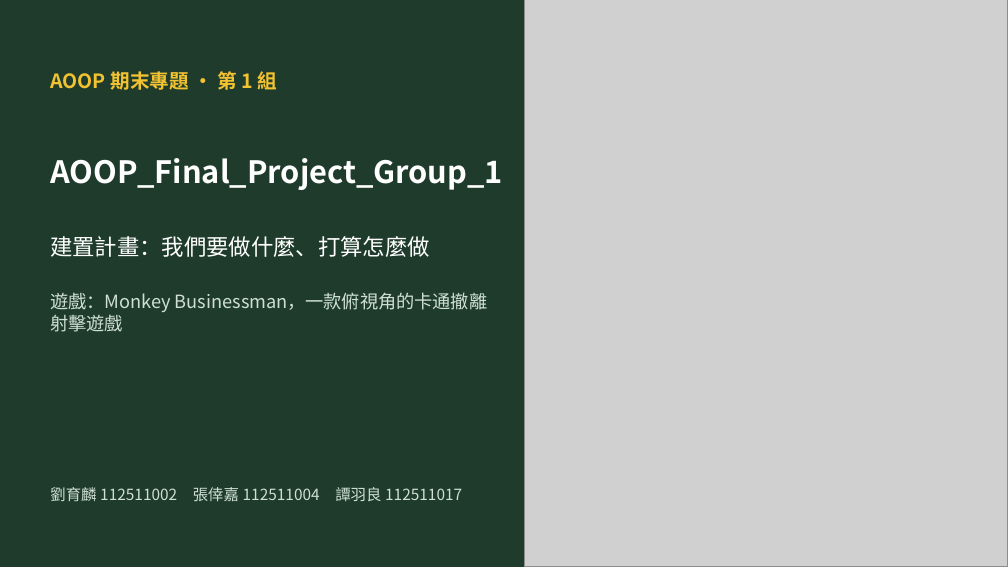
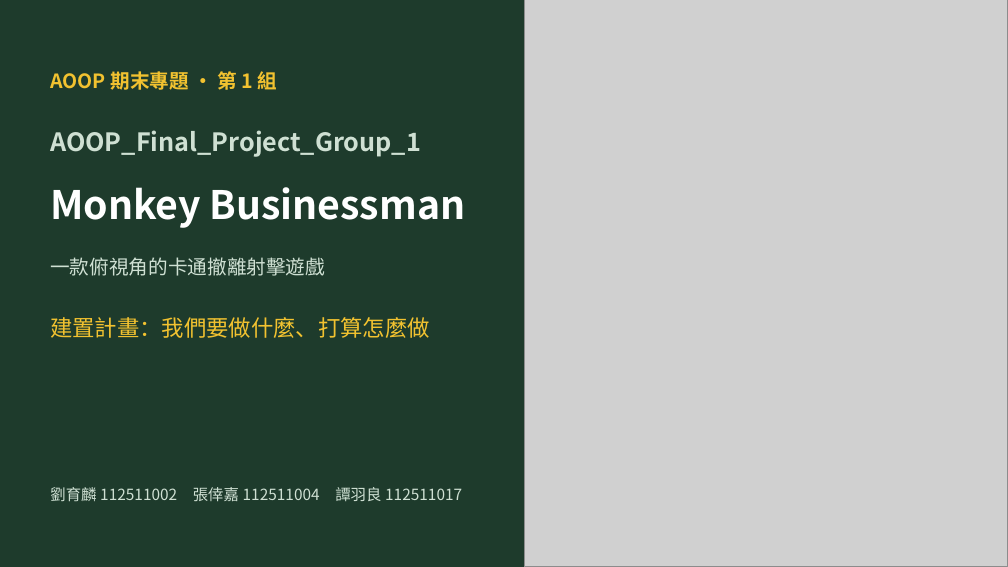
Before and after one commit to MoobyMoo/AOOP_Final_Project_Group_1, a slide deck: slide 1 of docs/AOOP_Group1_Build_Plan.pptx. Drawn at 1008x567 pixels with LibreOffice and Linux fonts; fonts in the diff are those of the drawing; grey boxes stand for pictures. Boxes give left, top, right and bottom in pixels: in the first picture for what was removed or moved away, otherwise in the second. Text is boxed around its words. In the diff, an @@ line names an element or a change of style, - is before the commit and + after.

```diff
--- a/docs/AOOP_Group1_Build_Plan.pptx
+++ b/docs/AOOP_Group1_Build_Plan.pptx
@@ text "AOOP_Final_Project_Group_1" at [50,130,421,157]: size 22 to 18 pt, text colour #FFFFFF to #CFE0D3 @@
@@ text added at [50,187,466,228], 28 pt, text #FFFFFF, bold @@
+Monkey Businessman
@@ text at [50,257,325,276]: text changed; size 13 to 14 pt @@
-遊戲：Monkey Businessman，一款俯視角的卡通撤離射擊遊戲
+一款俯視角的卡通撤離射擊遊戲
@@ text "建置計畫：我們要做什麼、打算怎麼做": place and size @@
-text "建置計畫：我們要做什麼、打算怎麼做" at [50,236,429,257]
+text "建置計畫：我們要做什麼、打算怎麼做" at [50,317,429,338]
@@ text "建置計畫：我們要做什麼、打算怎麼做" at [50,317,429,338]: text colour #FFFFFF to #F2C230 @@
```
Also in this commit, not shown: 5 other files.
